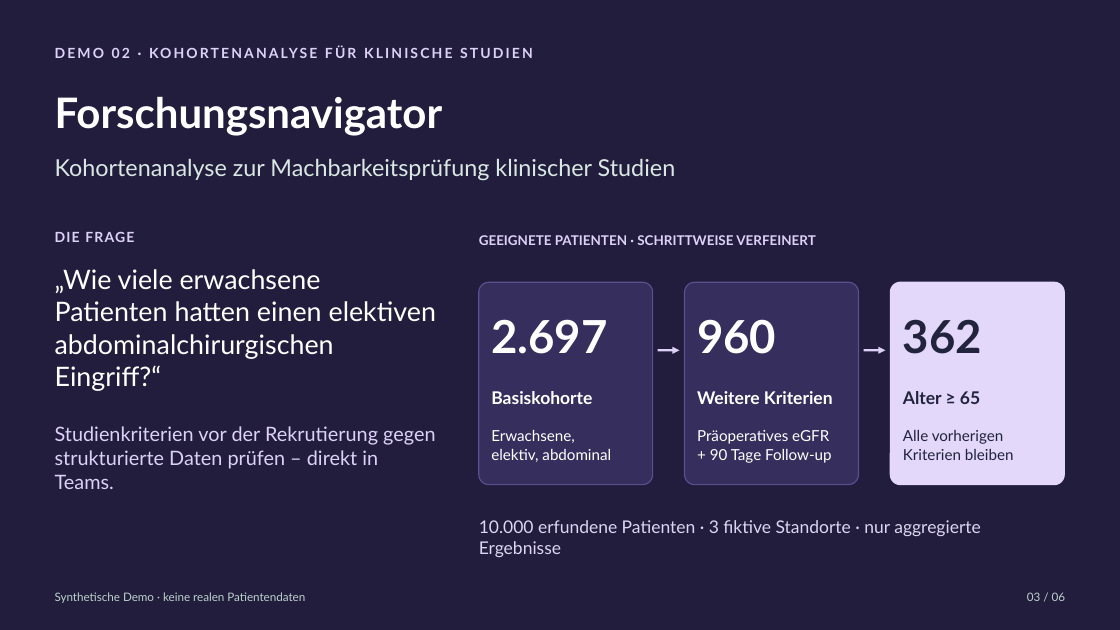
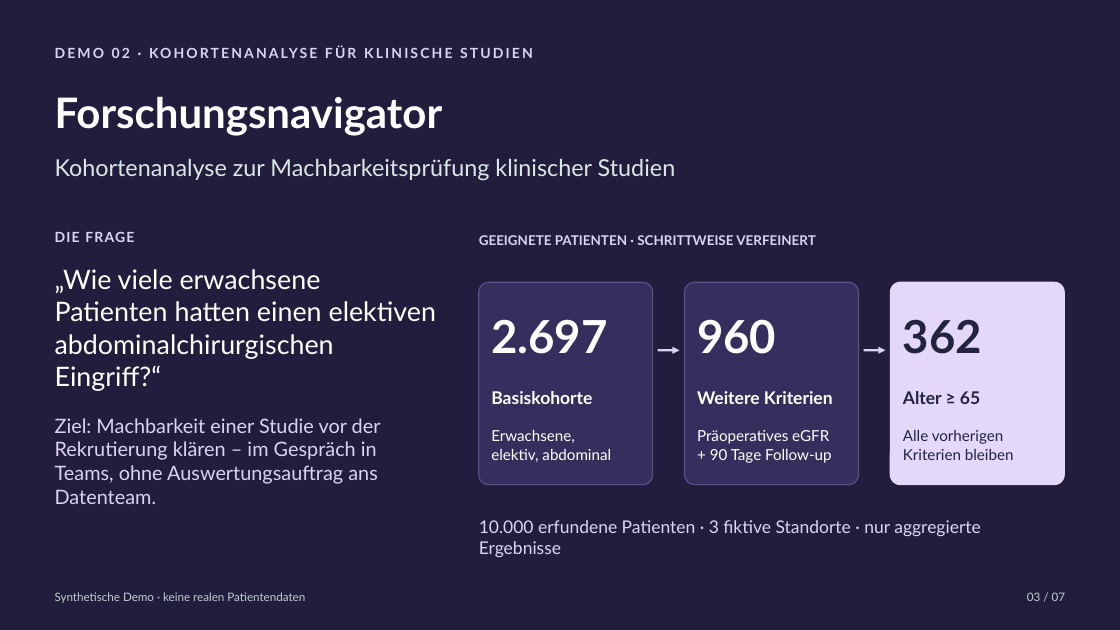
Before and after one commit to beyondelastic/healthcare-agent-demos, a slide deck: slide 3 of docs/slides/Healthcare-Agent-Demos-DE.pptx. Drawn at 1120x630 pixels with LibreOffice and Linux fonts; fonts in the diff are those of the drawing. Boxes give left, top, right and bottom in pixels: in the first picture for what was removed or moved away, otherwise in the second. Text is boxed around its words. In the diff, an @@ line names an element or a change of style, - is before the commit and + after.

```diff
--- a/docs/slides/Healthcare-Agent-Demos-DE.pptx
+++ b/docs/slides/Healthcare-Agent-Demos-DE.pptx
@@ text at (55, 418, 381, 504): text changed @@
-Studienkriterien vor der Rekrutierung gegen strukturierte Daten prüfen – direkt in Teams.
+Ziel: Machbarkeit einer Studie vor der Rekrutierung klären – im Gespräch in Teams, ohne Auswertungsauftrag ans Datenteam.
@@ text at (1027, 592, 1066, 601): text changed @@
-03 / 06
+03 / 07
```
Also in this commit, not shown: 5 other slides changed, 1 slide added, 1 other file.
